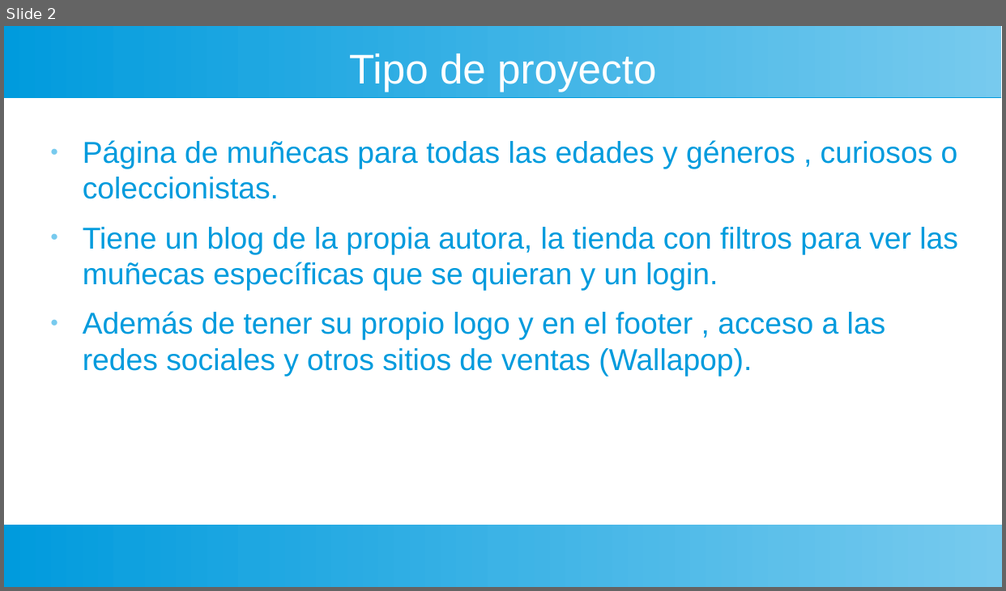
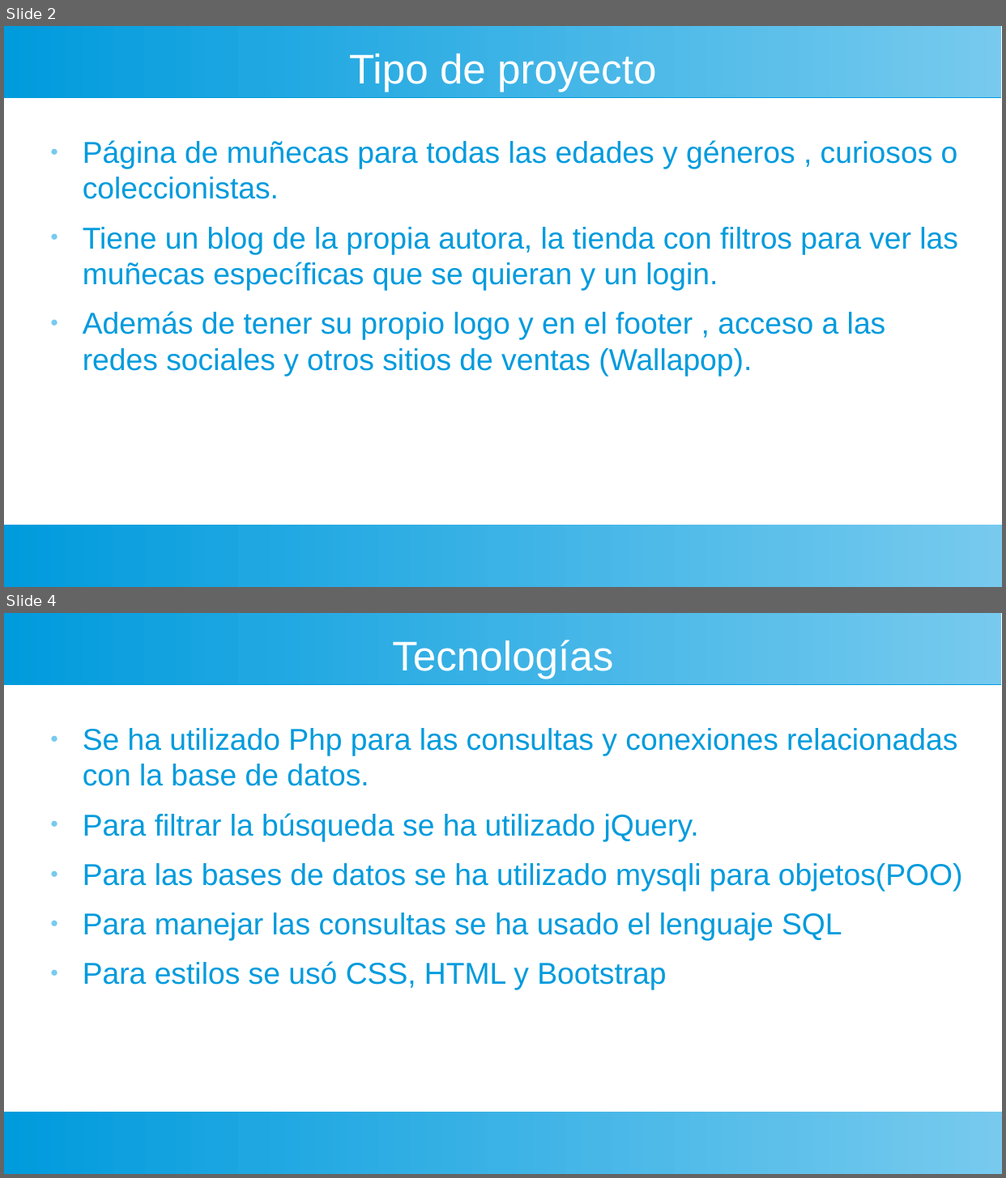
Before and after one commit to Jayadevi2000Pages/Jayadevi2000.github.io, a slide deck: ProyectoTransitdolls_Jayadevi.odp. Shown one above the other, each under a label of ours: slide 2 before the commit, slides 2 and 4 after it; the slides between them are not shown. The pictures are 1006x591 and 1006x1178 pixels, drawn with LibreOffice and Linux fonts; fonts in the diff are those of the drawing. Boxes give left, top, right and bottom in pixels: in the first picture for what was removed or moved away, otherwise in the second. Text is boxed around its words. In the diff, an @@ line names an element or a change of style, - is before the commit and + after.

```diff
--- a/ProyectoTransitdolls_Jayadevi.odp
+++ b/ProyectoTransitdolls_Jayadevi.odp
@@ slide 4 added at box(4, 613, 1002, 1174), background #FFFFFF; not listed: 2 template elements that a slide beside it also shows @@
@@ title added at box(392, 640, 613, 679), 33 pt, text #FFFFFF @@
+Tecnologías
@@ text added at box(83, 728, 963, 990), 24 pt, text #009BDD @@
+● Se ha utilizado Php para las consultas y conexiones relacionadas con la base de datos.
+● Para filtrar la búsqueda se ha utilizado jQuery.
+● Para las bases de datos se ha utilizado mysqli para objetos(POO)
+● Para manejar las consultas se ha usado el lenguaje SQL
+● Para estilos se usó CSS, HTML y Bootstrap
```
Also in this commit, not shown: 1 slide changed, 1 other slide added, 2 slides removed, 19 other files.
